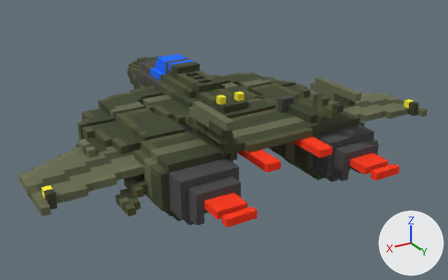
What one commit did to the OBJ model assets/CamoStellarJet.obj.
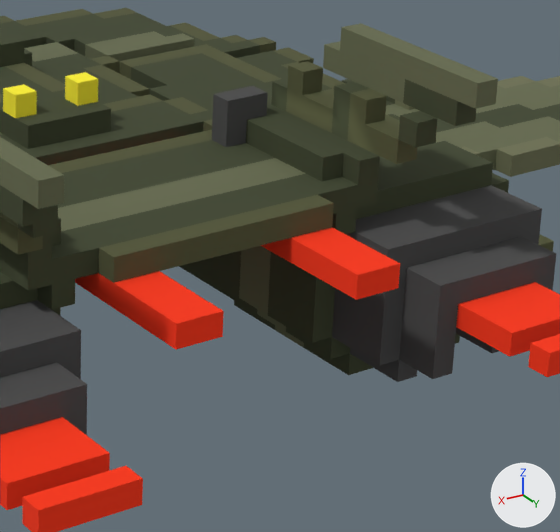
Each version is shown whole from a camera (50 mm lens) standing at (4.35, 7.82, 3.36) and looking at (-0.15, 0.33, -0.38), then close up on the part from 48% to 85% of the width and 25% to 81% of the height. The lights are fixed; the arrows at lower right show +X, +Y and +Z. Where no turn or scale is listed for an object, it has been applied to the vertices. Vertices at the same position are counted once.

Names of what the first close-up shows: 'Untitled'.
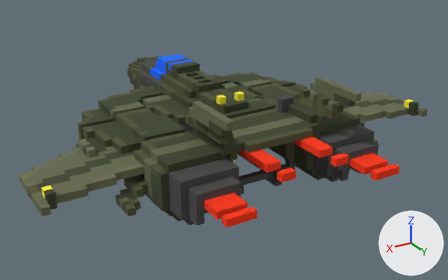
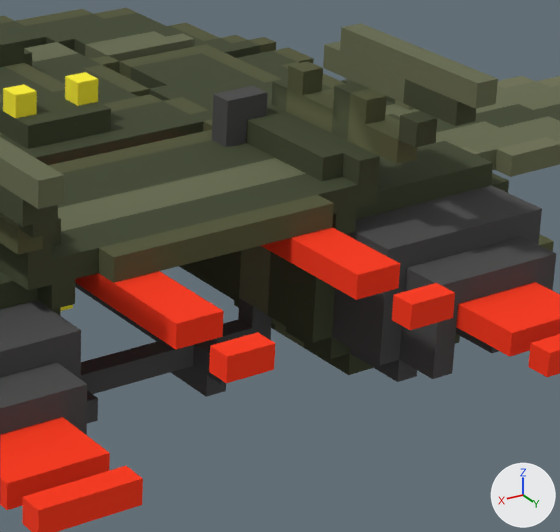
What differs and where, as boxes [x1, y1, x2, y2] in the close-ups (560 x 532 px):
```json
{"part": 1, "of": "me_untitled", "change": "added", "after": [392, 283, 455, 330], "on screen": "red"}
{"part": 2, "of": "me_untitled", "change": "added", "after": [209, 332, 275, 383], "on screen": "red"}
{"part": 3, "of": "me_untitled", "change": "built on", "before": [239, 246, 286, 332], "after": [61, 246, 286, 423]}
```

Edits to the scene script, one JSON object a line:
```json
{"block": "me_untitled", "where": "# used by ob_untitled; location = (0.0, 0.0, 0.0)"}
{"op": "remove", "block": "me_untitled", "code": "me_untitled.from_pydata(...)  # 1870 vertices, 3828 faces; spans x -3.0..3.0, y -2.7..2.8, z -0.6..0.8"}
{"op": "add", "block": "me_untitled", "code": "me_untitled.from_pydata(...)  # 1986 vertices, 4056 faces; spans x -3.0..3.0, y -2.7..2.8, z -0.8..0.8"}
{"block": "me_untitled", "change": "me_untitled part 1: a new loose piece, a box spanning x -0.5..-0.3, y 2.6..2.7, z 0.1..0.2, in mat_palette (picture img_camostellarjet_png)"}
{"block": "me_untitled", "change": "me_untitled part 2: a new loose piece, a box spanning x 0.3..0.5, y 2.6..2.7, z 0.1..0.2, in mat_palette (picture img_camostellarjet_png)"}
{"block": "me_untitled", "change": "me_untitled part 3"}
{"block": "me_untitled", "change": "13 faces are deleted"}
{"block": "me_untitled", "change": "36 vertices are added at x -0.5..0.4, y 0.1..1.6, z -0.8..-0.5"}
{"block": "me_untitled", "change": "6 new vertices lie (0.0, -0.1, 0.0) away from vertices in x -0.7..0.7, y 1.5, z -0.5..-0.4"}
{"block": "me_untitled", "change": "8 new vertices lie (0.0, 0.0, -0.1) away from vertices in x -0.7..0.7, y 1.3..1.4, z -0.5..-0.4"}
{"block": "me_untitled", "change": "36 new vertices lie (0.1, 0.0, 0.0) away from vertices in x -0.5..0.4, y 0.1..1.6, z -0.8..-0.5"}
{"block": "me_untitled", "change": "9 new vertices lie (0.0, 0.0, -0.1) away from vertices in x -0.4..0.5, y 0.3..1.4, z -0.5"}
{"block": "me_untitled", "change": "5 new vertices lie (0.1, 0.0, 0.0) away from vertices in x -0.4..0.4, y 0.2..0.3, z -0.6..-0.5"}
{"block": "me_untitled", "change": "217 new faces join them"}
```
